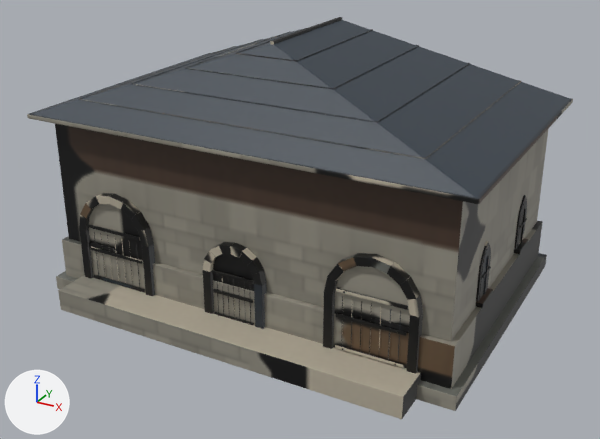
An edit to the FBX model Assets/Models/Kingdom/City/Models/Warehouse.fbx, drawn before and after from the same camera.
The view is the same before and after, from a 50 mm lens placed at (12.11, -22.57, 13.41), pointed at (0.28, -1.07, 2.66). The axes (+X, +Y, +Z) are drawn at lower left. The lights are the same throughout. The picture after the commit comes second. Where no turn or scale is listed for an object, it has been applied to the vertices. Vertices at exactly the same position are counted once.

The first picture shows 'Warehouse.001'.
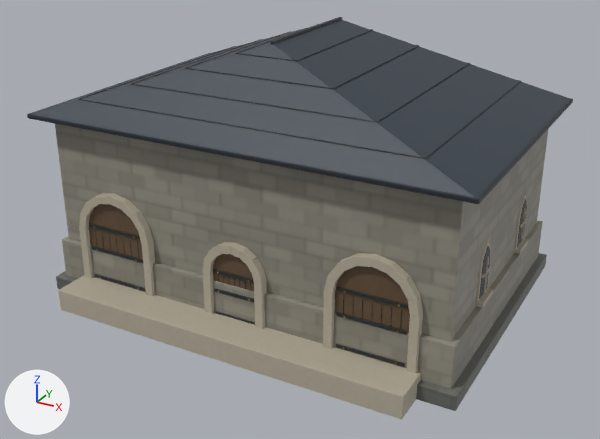
Pixel boxes (x1, y1, x2, y2) of what changed, in the pictures (600 x 439 px; the box of a moved part takes in the faces that stretch with it):
part 1 of me_cube_001, moved or reshaped (not visible afterwards)
    before: (94, 233, 99, 276)
part 2 of me_cube_001, moved or reshaped
    before: (121, 238, 126, 283)
    after: (123, 240, 125, 255)
part 3 of me_cube_001, moved or reshaped
    before: (128, 240, 133, 286)
    after: (130, 241, 132, 257)
part 4 of me_cube_001, moved or reshaped
    before: (136, 245, 140, 288)
    after: (137, 241, 139, 258)
part 5 of me_cube_001, moved or reshaped
    before: (341, 297, 343, 346)
    after: (343, 296, 344, 314)
part 6 of me_cube_001, moved or reshaped (not visible afterwards)
    before: (350, 298, 353, 349)
part 7 of me_cube_001, moved or reshaped
    before: (360, 301, 362, 350)
    after: (362, 300, 363, 318)
part 8 of me_cube_001, moved or reshaped
    before: (369, 303, 372, 359)
    after: (371, 302, 373, 322)
part 9 of me_cube_001, rebuilt
    before: (378, 310, 381, 357)
    after: (381, 307, 382, 324)
part 10 of me_cube_001, rebuilt
    before: (388, 309, 391, 360)
    after: (390, 307, 392, 327)
part 11 of me_cube_001, rebuilt
    before: (397, 311, 401, 367)
    after: (400, 310, 402, 329)
part 12 of me_cube_001, deleted
    before: (89, 241, 400, 365)
part 13 of me_cube_001, moved or reshaped
    before: (335, 288, 409, 368)
    after: (336, 287, 409, 367)
part 14 of me_cube_001, moved or reshaped
    before: (212, 270, 255, 325)
    after: (213, 269, 255, 325)
part 15 of me_cube_001, moved or reshaped
    before: (88, 224, 145, 292)
    after: (90, 224, 146, 291)
part 16 of me_cube_001, surface changed (lighter)
    both: (27, 17, 573, 419)

The change in detail:
me_cube_001 is used by ob_warehouse_001; location (0.0, 0.0, 0.0).
me_cube_001 had 7598 vertices, 14764 faces and spanned x -7.16..7.16, y -5.8..4.96, z 0.0..8.56.
me_cube_001 now has 6710 vertices, 13028 faces and spans x -7.16..7.16, y -5.8..4.96, z 0.0..8.56.
me_cube_001 part 1: the loose piece of 8 vertices spanning x -5.25..-5.23, y -4.61..-4.6, z 0.12..2.45 is moved by (0.0, 0.06, 0.0).
me_cube_001 part 2: the loose piece of 8 vertices spanning x -4.13..-4.11, y -4.61..-4.6, z 0.12..2.45 is moved by (0.0, 0.06, 0.0).
me_cube_001 part 3: the loose piece of 8 vertices spanning x -3.85..-3.83, y -4.61..-4.6, z 0.12..2.45 is moved by (0.0, 0.06, 0.0).
me_cube_001 part 4: the loose piece of 8 vertices spanning x -3.57..-3.55, y -4.61..-4.6, z 0.12..2.45 is moved by (0.0, 0.06, 0.0).
me_cube_001 part 5: the loose piece of 8 vertices spanning x 3.55..3.57, y -4.61..-4.6, z 0.12..2.45 is moved by (0.0, 0.06, 0.0).
me_cube_001 part 6: the loose piece of 8 vertices spanning x 3.83..3.85, y -4.61..-4.6, z 0.12..2.45 is moved by (0.0, 0.06, 0.0).
me_cube_001 part 7: the loose piece of 8 vertices spanning x 4.11..4.13, y -4.61..-4.6, z 0.12..2.45 is moved by (0.0, 0.06, 0.0).
me_cube_001 part 8: the loose piece of 8 vertices spanning x 4.39..4.41, y -4.61..-4.6, z 0.12..2.45 is moved by (0.0, 0.06, 0.0).
me_cube_001 part 9: the loose piece of 8 vertices spanning x 4.67..4.69, y -4.61..-4.6, z 0.12..2.45 is rebuilt with 8 vertices and now spans x 4.67..4.69, y -4.55..-4.54, z 0.12..2.45.
me_cube_001 part 10: the loose piece of 8 vertices spanning x 4.95..4.97, y -4.61..-4.6, z 0.12..2.45 is rebuilt with 8 vertices and now spans x 4.95..4.97, y -4.55..-4.54, z 0.12..2.45.
me_cube_001 part 11: the loose piece of 8 vertices spanning x 5.23..5.25, y -4.61..-4.6, z 0.12..2.45 is rebuilt with 8 vertices and now spans x 5.23..5.25, y -4.55..-4.54, z 0.12..2.45.
me_cube_001 part 12: 15 loose pieces with 1168 vertices, spanning x -5.51..5.49, y -4.67..-4.3, z 0.79..3.68, are deleted.
me_cube_001 part 13: 108 vertices moved from x 3.37..5.43, y -4.65..-4.6, z 0.76..2.65 to x 3.37..5.43, y -4.59..-4.54, z 0.76..2.65; 104 vertices removed from x 3.37..5.51, y -4.65..-4.31, z 0.76..2.65; 48 vertices added at x 3.37..5.43, y -4.59..-4.54, z 0.76..2.65.
me_cube_001 part 14: 108 vertices moved from x -0.7..0.7, y -4.65..-4.6, z 0.67..2.19 to x -0.7..0.7, y -4.59..-4.54, z 0.67..2.19; 48 vertices removed from x -0.7..0.7, y -4.65..-4.61, z 0.67..2.19; 48 vertices added at x -0.7..0.7, y -4.59..-4.54, z 0.67..2.19.
me_cube_001 part 15: 108 vertices moved from x -5.43..-3.37, y -4.65..-4.6, z 0.76..2.65 to x -5.43..-3.37, y -4.59..-4.54, z 0.76..2.65; 48 vertices removed from x -5.43..-3.37, y -4.65..-4.61, z 0.76..2.65; 48 vertices added at x -5.43..-3.37, y -4.59..-4.54, z 0.76..2.65.
me_cube_001 part 16: 10143 kept faces spanning x -7.16..7.16, y -5.8..4.96, z 0.0..8.56 get new texture (UV) coordinates.
Other edits to the shape of me_cube_001 do not show in these pictures.
